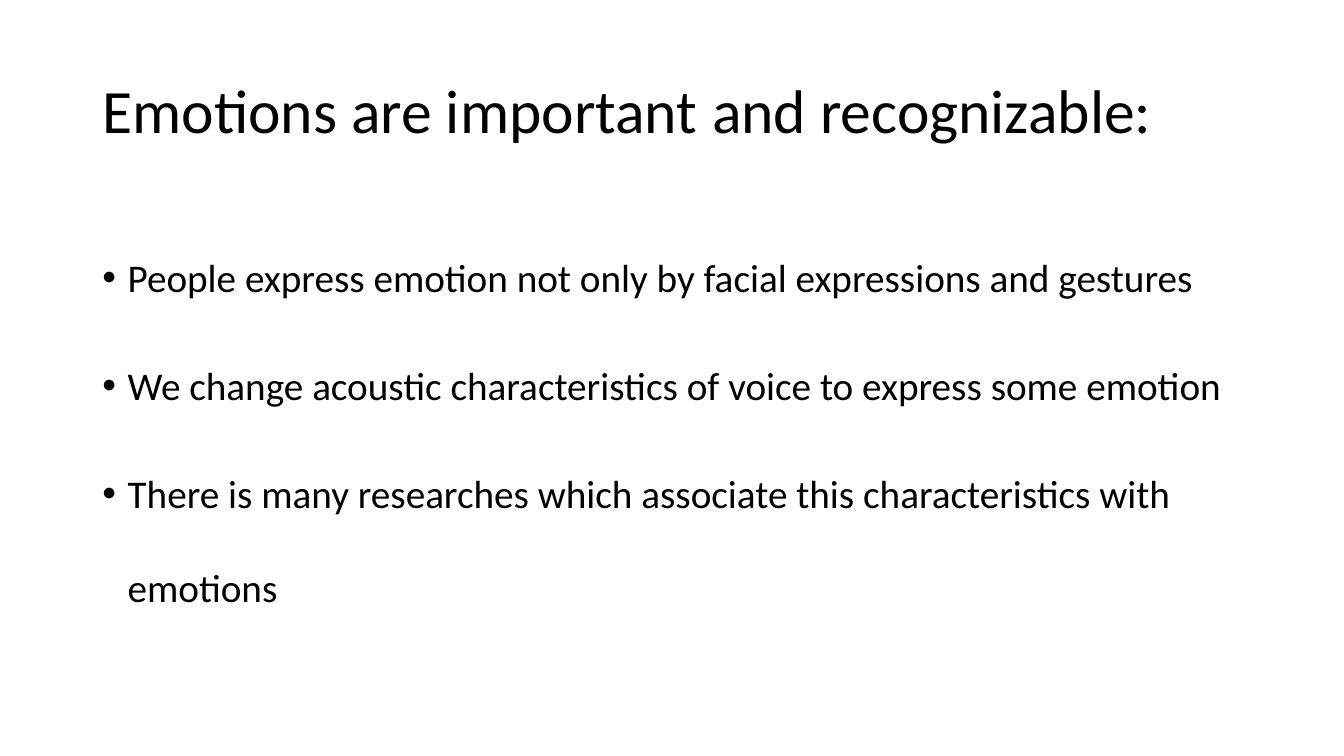
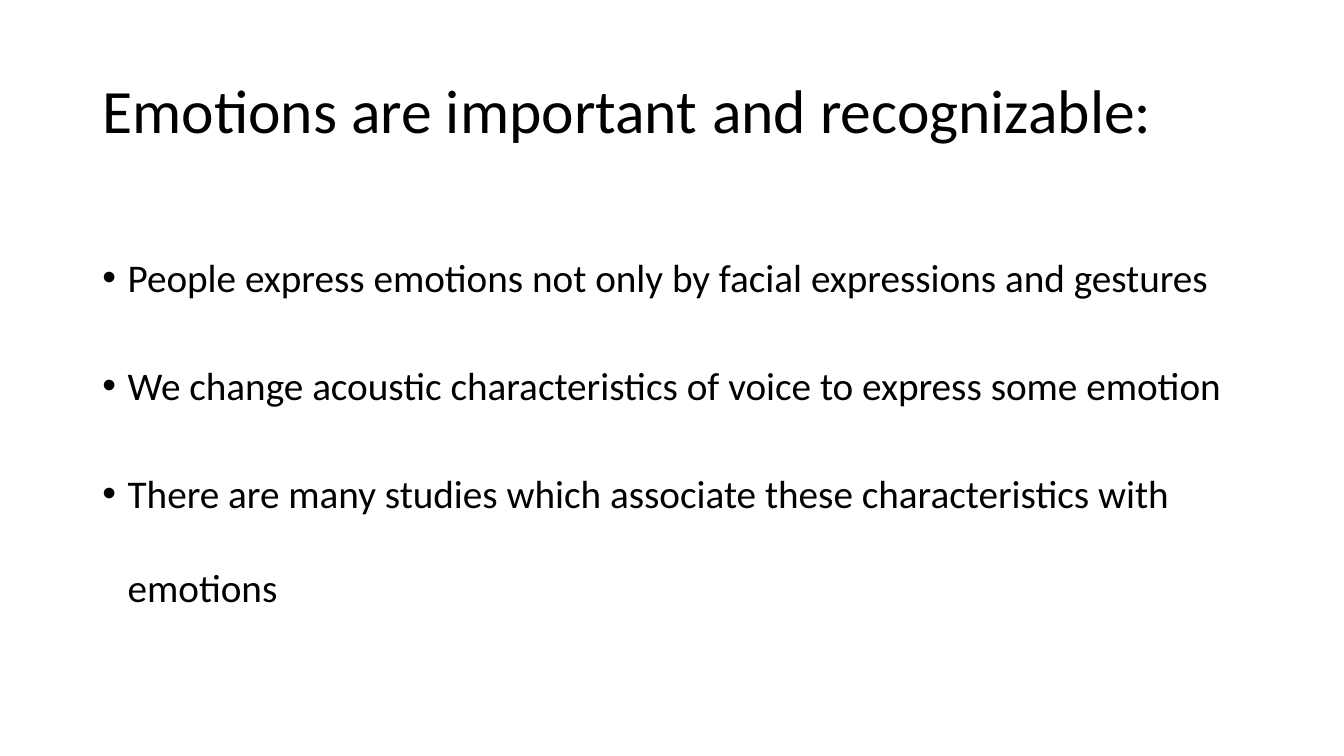
Before and after one commit to aydar-musin/Thesis, a slide deck: slide 3 of Thesis.pptx (slide 2 before the commit). Drawn at 1344x756 pixels with LibreOffice and Linux fonts; fonts in the diff are those of the drawing. Boxes give left, top, right and bottom in pixels: in the first picture for what was removed or moved away, otherwise in the second. Text is boxed around its words. In the diff, an @@ line names an element or a change of style, - is before the commit and + after.

```diff
--- a/Thesis.pptx
+++ b/Thesis.pptx
@@ text at (128,264,1208,299): text changed @@
-• People express emotion not only by facial expressions and gestures
+• People express emotions not only by facial expressions and gestures
@@ text at (128,480,1169,603): text changed @@
-• There is many researches which associate this characteristics with emotions
+• There are many studies which associate these characteristics with emotions
```
Also in this commit, not shown: 13 other slides changed, 14 slides added, 3 slides removed, 30 other files.
